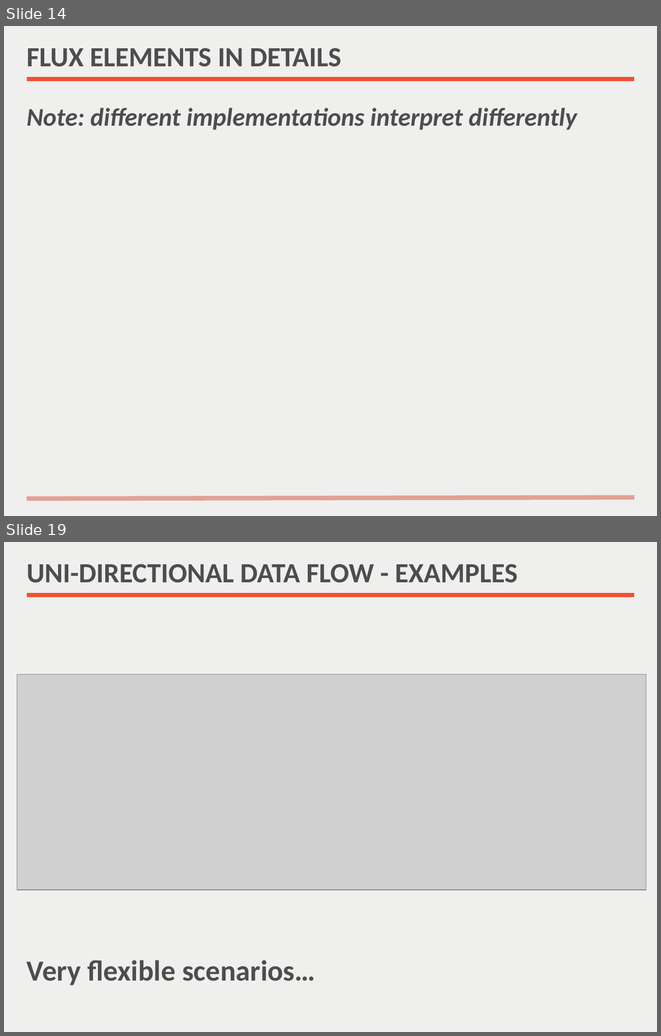
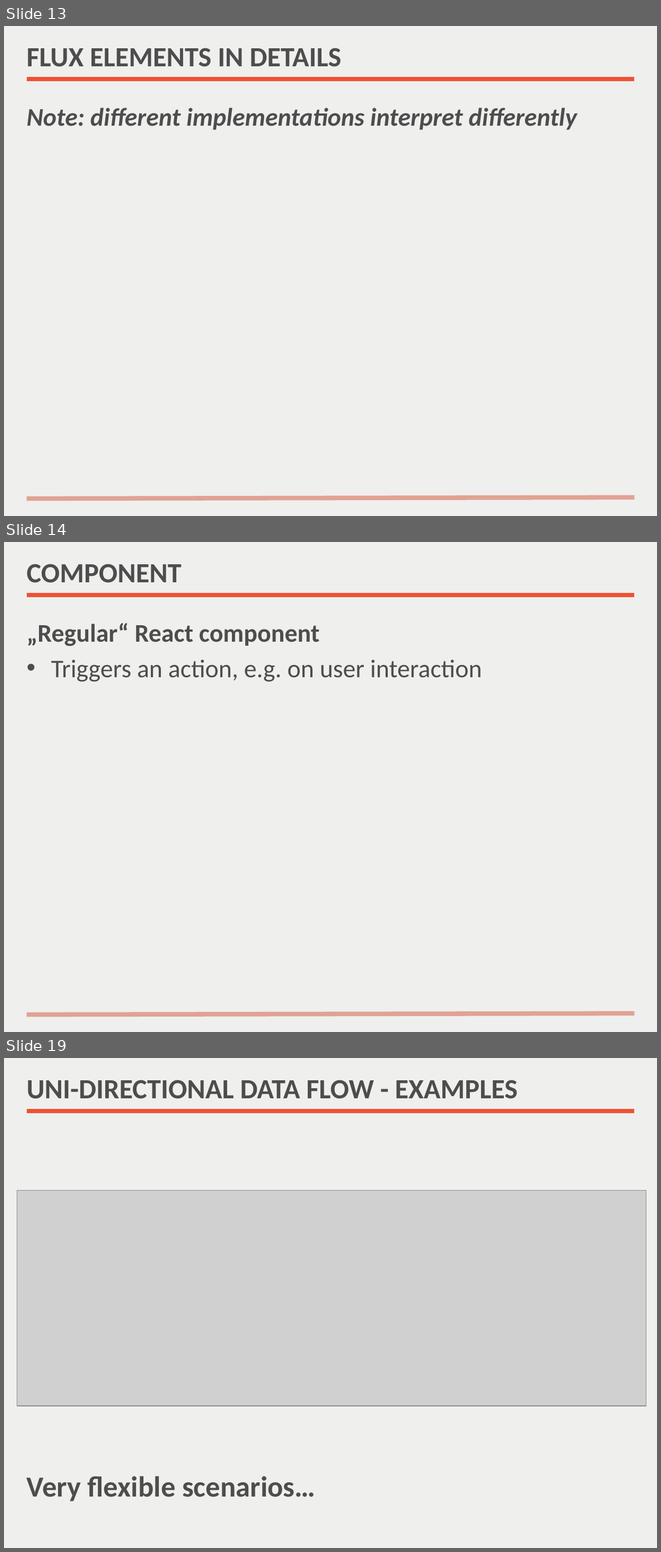
Before and after one commit to nilshartmann/react-meetup-flux, a slide deck: Flux Introduction.pptx. Shown one above the other, each under a label of ours: slides 14 and 19 before the commit, slides 13, 14 and 19 after it; the slides between them are not shown. The pictures are 661x1036 and 661x1552 pixels, drawn with LibreOffice and Linux fonts; fonts in the diff are those of the drawing; grey boxes stand for pictures. Boxes give left, top, right and bottom in pixels: in the first picture for what was removed or moved away, otherwise in the second. Text is boxed around its words. In the diff, an @@ line names an element or a change of style, - is before the commit and + after.

```diff
--- a/Flux Introduction.pptx
+++ b/Flux Introduction.pptx
@@ slide 14 added at (x1=4, y1=542, x2=657, y2=1032), background #EFEFEE; not listed: 2 template elements that a slide beside it also shows @@
@@ title added at (x1=27, y1=564, x2=182, y2=583), 30.6 pt, text #4D4D4D, bold @@
+COMPONENT
@@ text added at (x1=27, y1=623, x2=482, y2=681), 28 pt, text #4D4D4D @@
+„Regular“ React component
+• Triggers an action, e.g. on user interaction
@@ what was slide 14 is now slide 13 @@
```
Also in this commit, not shown: 4 slides changed, 1 slide removed, 1 other file.
